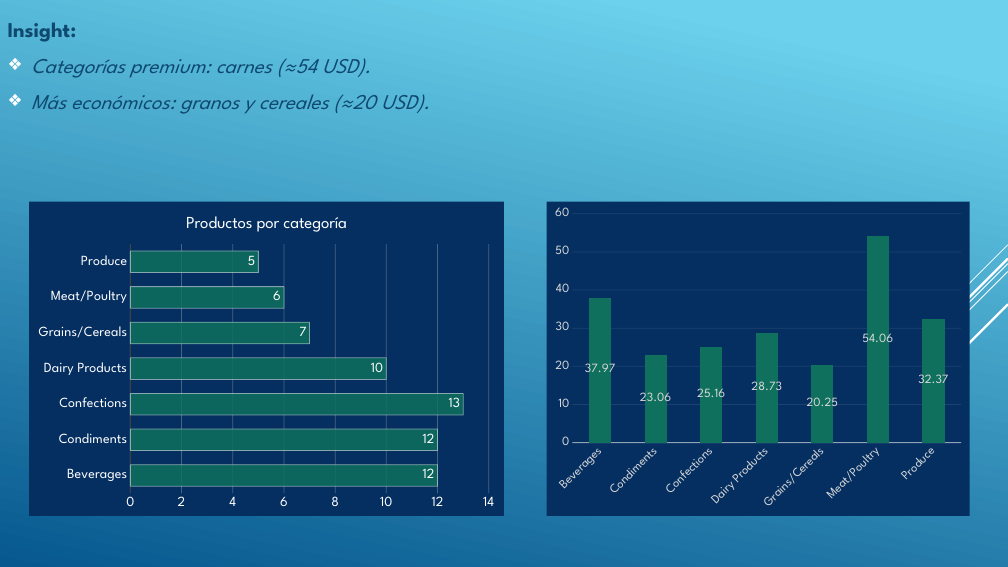
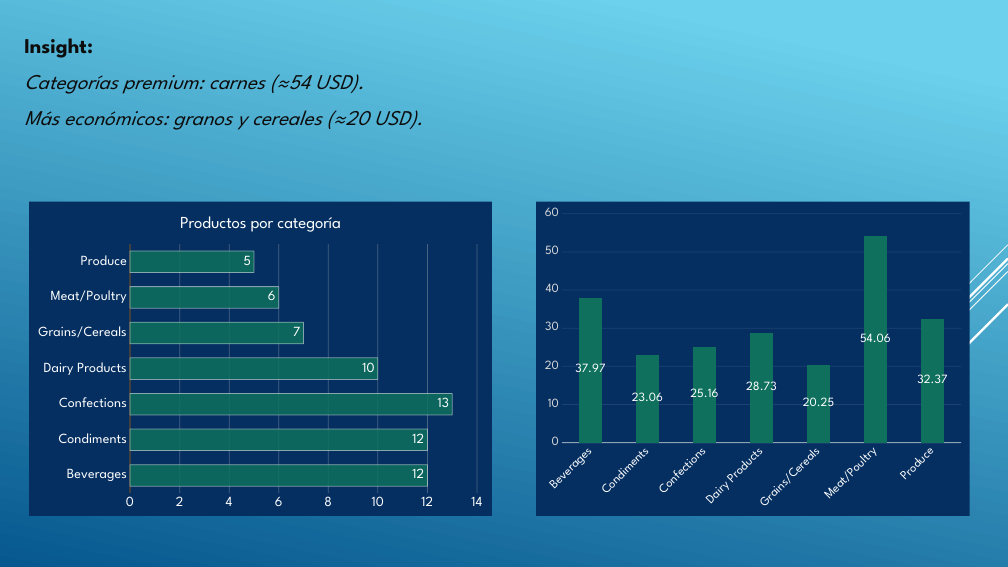
Before and after one commit to FedericoLami/NorthWind, a slide deck: slide 3 of Northwind traders.pptx. Drawn at 1008x567 pixels with LibreOffice and Linux fonts; fonts in the diff are those of the drawing. Boxes give left, top, right and bottom in pixels: in the first picture for what was removed or moved away, otherwise in the second. Text is boxed around its words. In the diff, an @@ line names an element or a change of style, - is before the commit and + after.

```diff
--- a/Northwind traders.pptx
+++ b/Northwind traders.pptx
@@ text "Insight:": place and size @@
-text "Insight:" at [8, 22, 430, 114]
+text "Insight:" at [24, 38, 423, 130]
@@ text "Insight:" at [24, 38, 423, 130]: text colour #0F496F to #0D0D0D; bullet ❖ to none @@
@@ bar chart: place and size @@
-bar chart at [29, 202, 504, 516]
+bar chart at [29, 202, 492, 516]
@@ column stacked chart at [536, 202, 970, 516] @@
@@ data labels of Series 1 changed @@
@@ category axis changed @@
@@ column stacked chart: place and size @@
-column stacked chart at [547, 202, 970, 516]
+column stacked chart at [536, 202, 970, 516]
```
Also in this commit, not shown: 2 other slides changed, 2 slides added.
